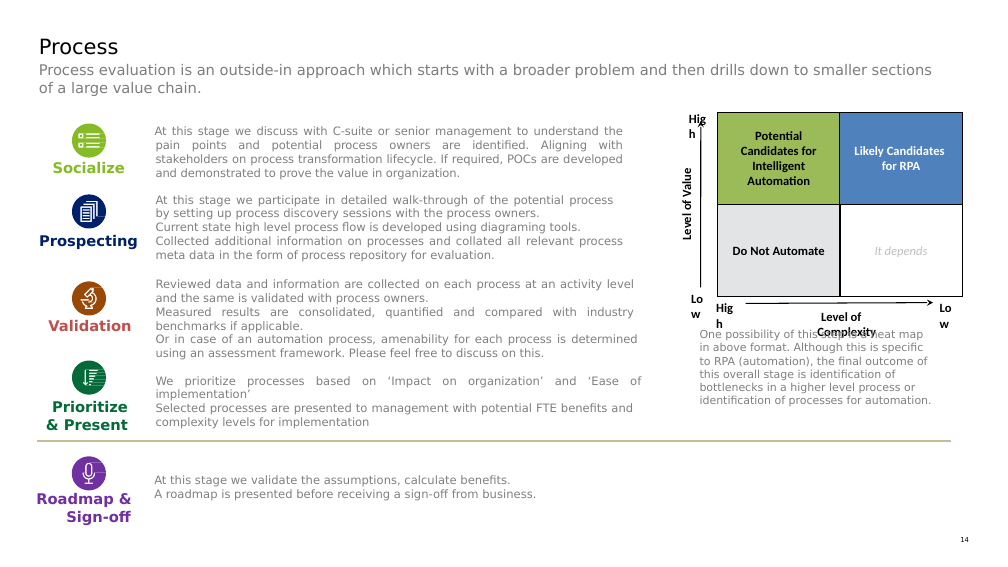
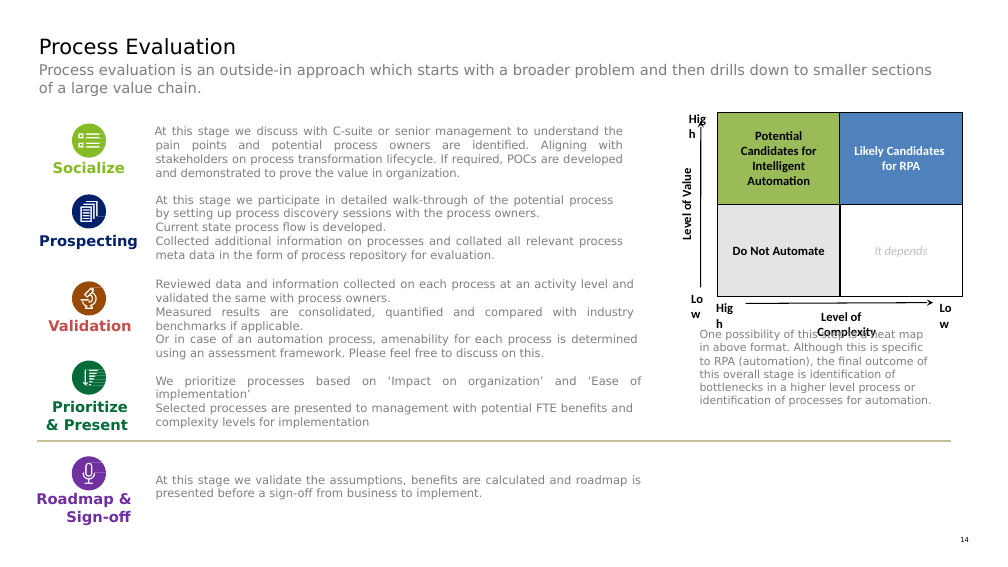
Before and after one commit to vishaln90/Grapht, a slide deck: slide 1 of Slides - Vishal Narsinghani.pptx. Drawn at 1008x567 pixels with LibreOffice and Linux fonts; fonts in the diff are those of the drawing. Boxes give left, top, right and bottom in pixels: in the first picture for what was removed or moved away, otherwise in the second. Text is boxed around its words. In the diff, an @@ line names an element or a change of style, - is before the commit and + after.

```diff
--- a/Slides - Vishal Narsinghani.pptx
+++ b/Slides - Vishal Narsinghani.pptx
@@ title at [39,38,236,55]: text changed @@
-Process
+Process Evaluation
@@ text at [156,222,387,234]: text changed @@
-Current state high level process flow is developed using diagraming tools.
+Current state process flow is developed.
@@ text at [156,279,634,305]: text changed @@
-Reviewed data and information are collected on each process at an activity level and the same is validated with process owners.
+Reviewed data and information collected on each process at an activity level and validated the same with process owners.
@@ text at [156,475,641,500]: text changed @@
-At this stage we validate the assumptions, calculate benefits.
-A roadmap is presented before receiving a sign-off from business.
+At this stage we validate the assumptions, benefits are calculated and roadmap is presented before a sign-off from business to implement.
```
Also in this commit, not shown: 2 other slides changed, 1 slide added.
